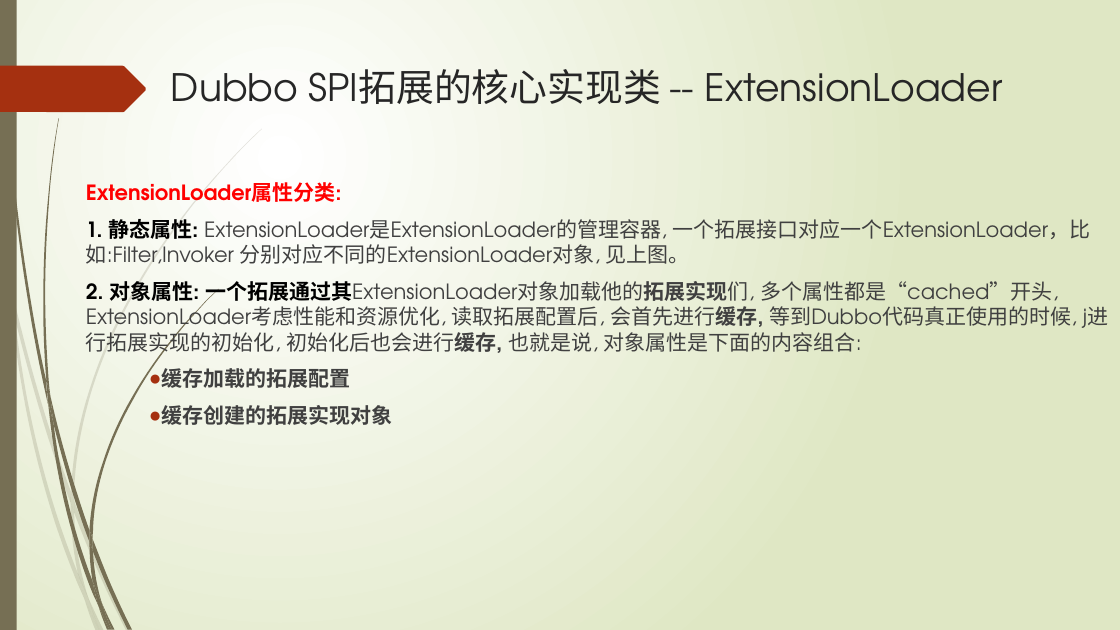
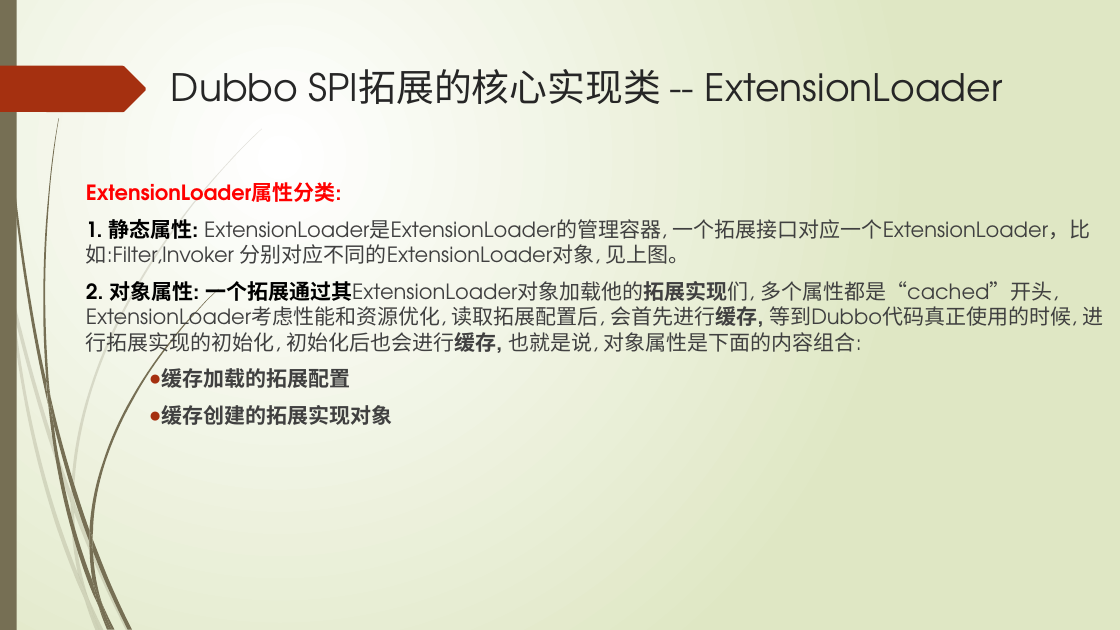
Before and after one commit to ityongman/Source_code_from-entry_to_giveup, a slide deck: slide 11 of dubbo/Dubbo 分析之SPI v1.0 (一).pptx. Drawn at 1120x630 pixels with LibreOffice and Linux fonts; fonts in the diff are those of the drawing. Boxes give left, top, right and bottom in pixels: in the first picture for what was removed or moved away, otherwise in the second. Text is boxed around its words. In the diff, an @@ line names an element or a change of style, - is before the commit and + after.

```diff
--- a/dubbo/Dubbo 分析之SPI v1.0 (一).pptx
+++ b/dubbo/Dubbo 分析之SPI v1.0 (一).pptx
@@ text at bbox=[86, 281, 1104, 355]: text changed @@
-2. 对象属性: 一个拓展通过其ExtensionLoader对象加载他的拓展实现们, 多个属性都是“cached”开头, ExtensionLoader考虑性能和资源优化, 读取拓展配置后, 会首先进行缓存, 等到Dubbo代码真正使用的时候, j进行拓展实现的初始化, 初始化后也会进行缓存, 也就是说, 对象属性是下面的内容组合:
+2. 对象属性: 一个拓展通过其ExtensionLoader对象加载他的拓展实现们, 多个属性都是“cached”开头, ExtensionLoader考虑性能和资源优化, 读取拓展配置后, 会首先进行缓存, 等到Dubbo代码真正使用的时候, 进行拓展实现的初始化, 初始化后也会进行缓存, 也就是说, 对象属性是下面的内容组合:
```
Also in this commit, not shown: 2 other slides changed, 7 other files.
